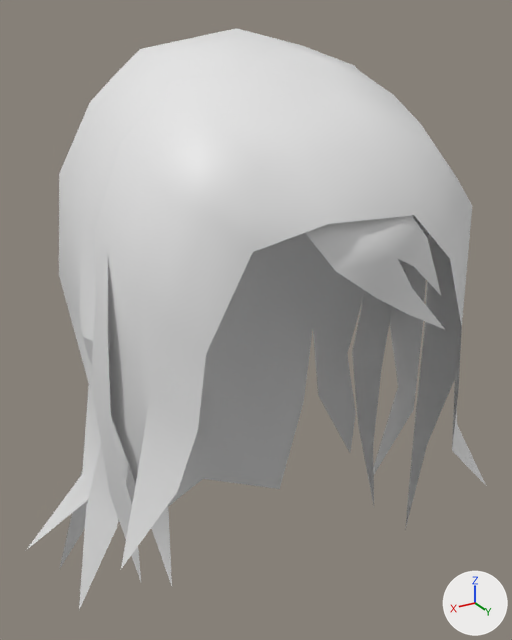
Two versions of the glTF model assets/Converted Models/HairStyle/Human Female/Mage Female Hair 22.glb, one commit apart.
Camera for both pictures: a 50 mm camera at (0.149, 0.257, 0.153) aimed at (-0.018, -0.022, 0.013). Arrows for +X, +Y and +Z are at lower right; the lights stay in place. The picture after the commit comes second.

Names of what the first picture shows: '��ʦŮͷ��22_0'.
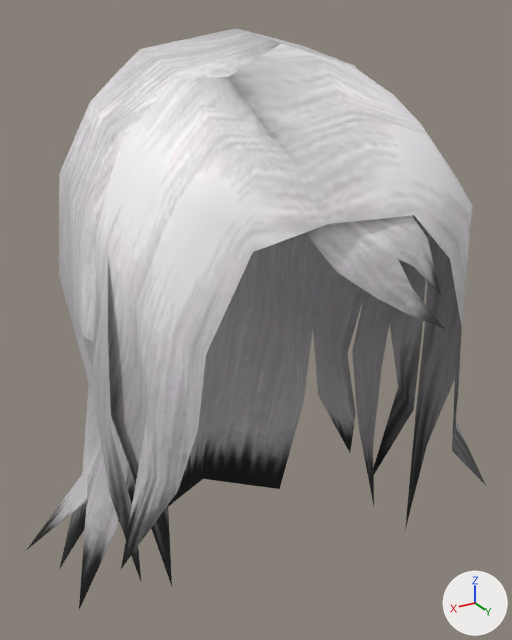
Boxes [x1, y1, x2, y2] around the edits, measured in the pictures (512 x 640 px):
'��ʦŮͷ��22_0', recoloured: [27, 28, 486, 609] in both

The change, as a diff of the scene's bpy script:
```diff
--- a/assets/Converted Models/HairStyle/Human Female/Mage Female Hair 22.glb.py
+++ b/assets/Converted Models/HairStyle/Human Female/Mage Female Hair 22.glb.py
@@ img_tex_6055092352253804169_dds @@
+img_tex_6055092352253804169_dds = load_image('tex_6055092352253804169.dds', '_unpacked/tex_6055092352253804169.dds', 512, 512, 'sRGB')
@@ mat_法师女头发22_0_mat @@
+mat_法师女头发22_0_mat = principled_material('法师女头发22_0_mat')
+mat_法师女头发22_0_mat.texture = img_tex_6055092352253804169_dds
@@ me_ʦůͷ__22_0 @@
 me_ʦůͷ__22_0.from_pydata(...)  # 165 vertices, 223 faces; spans x -0.099..0.103, y -0.139..0.094, z -0.171..0.148
+me_ʦůͷ__22_0.materials.append(mat_法师女头发22_0_mat)  # picture img_tex_6055092352253804169_dds
```
